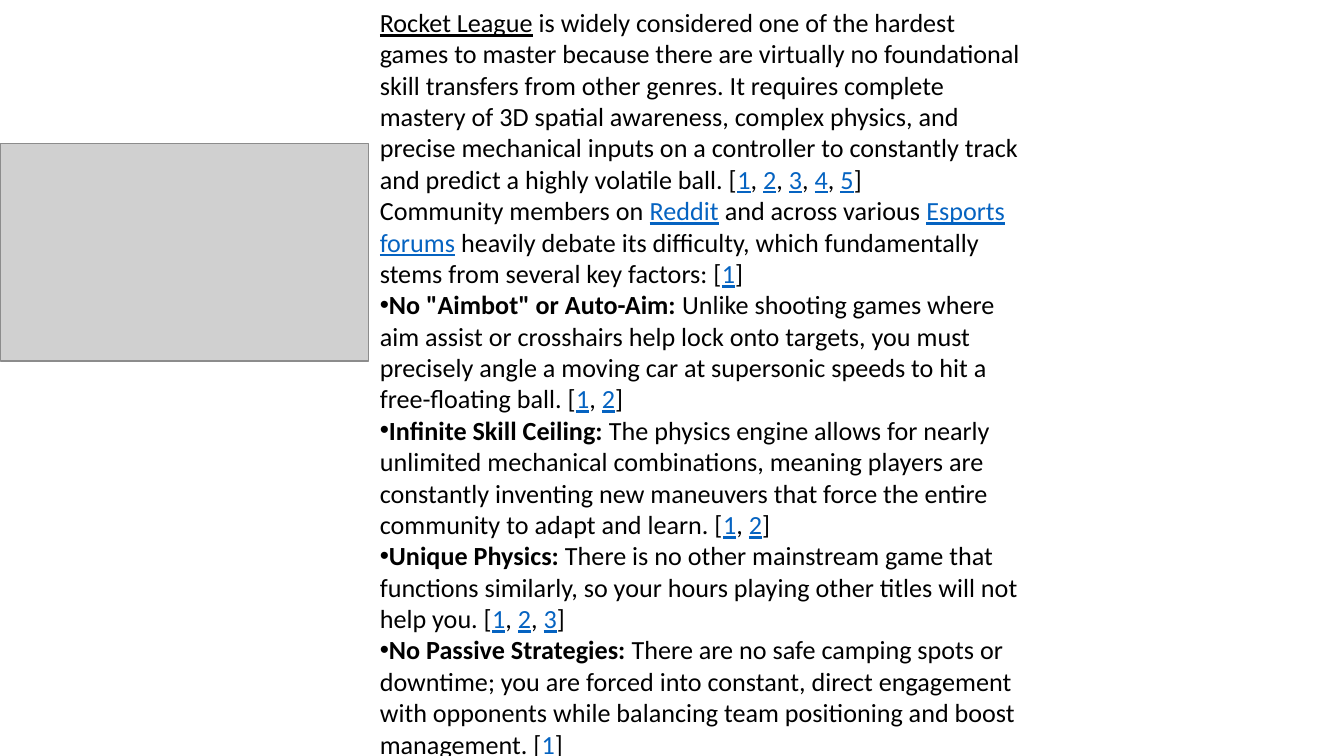
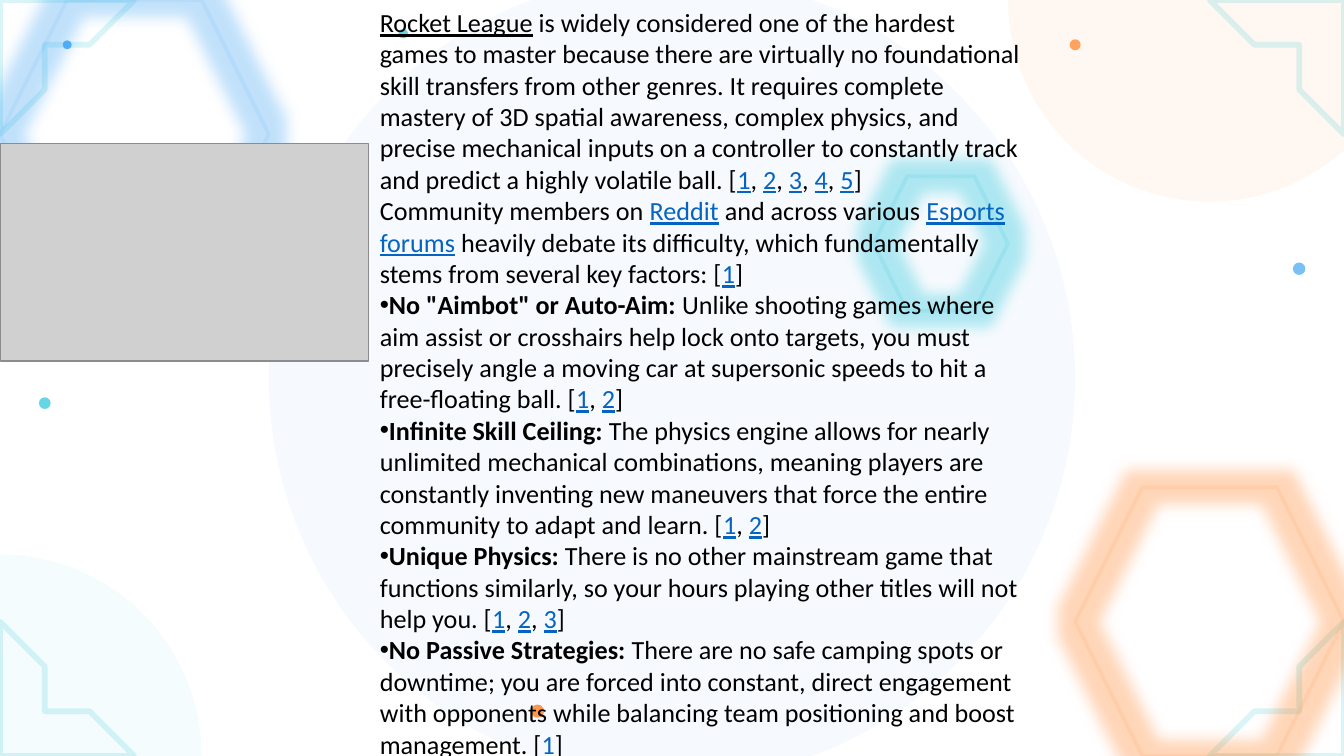
Before and after one commit to coenheinrich-beep/landscape-site-1, a slide deck: slide 3 of rl_bachelor_extra.pptx. Drawn at 1344x756 pixels with LibreOffice and Linux fonts; fonts in the diff are those of the drawing; grey boxes stand for pictures. Boxes give left, top, right and bottom in pixels: in the first picture for what was removed or moved away, otherwise in the second. Text is boxed around its words. In the diff, an @@ line names an element or a change of style, - is before the commit and + after.

```diff
--- a/rl_bachelor_extra.pptx
+++ b/rl_bachelor_extra.pptx
@@ half frame added at (0, 0, 134, 134), outline #00BCD4 3 pt @@
@@ hexagon added at (0, 0, 269, 269), outline #2196F3 2 pt @@
@@ ellipse added at (269, 0, 1075, 756), fill #2196F3 at 4% opacity @@
@@ ellipse added at (398, 28, 407, 38), fill #00BCD4 at 60% opacity @@
@@ ellipse added at (1008, 0, 1344, 202), fill #FF6D00 at 5% opacity @@
@@ half frame added at (1210, 0, 1344, 134), outline #00BCD4 3 pt @@
@@ ellipse added at (63, 40, 73, 50), fill #2196F3 at 70% opacity @@
@@ ellipse added at (1070, 39, 1081, 50), fill #FF6D00 at 60% opacity @@
@@ hexagon added at (874, 176, 1008, 310), outline #00BCD4 2 pt @@
@@ ellipse added at (1293, 262, 1305, 274), fill #2196F3 at 60% opacity @@
@@ ellipse added at (39, 398, 51, 410), fill #00BCD4 at 60% opacity @@
@@ hexagon added at (1075, 487, 1344, 755), outline #FF6D00 2 pt @@
@@ ellipse added at (0, 554, 202, 756), fill #00BCD4 at 4% opacity @@
@@ half frame added at (0, 621, 134, 755), outline #00BCD4 3 pt @@
@@ half frame added at (1210, 621, 1344, 755), outline #00BCD4 3 pt @@
@@ ellipse added at (531, 704, 544, 718), fill #FF6D00 at 70% opacity @@
```
Also in this commit, not shown: 8 other slides changed, 1 other file.
